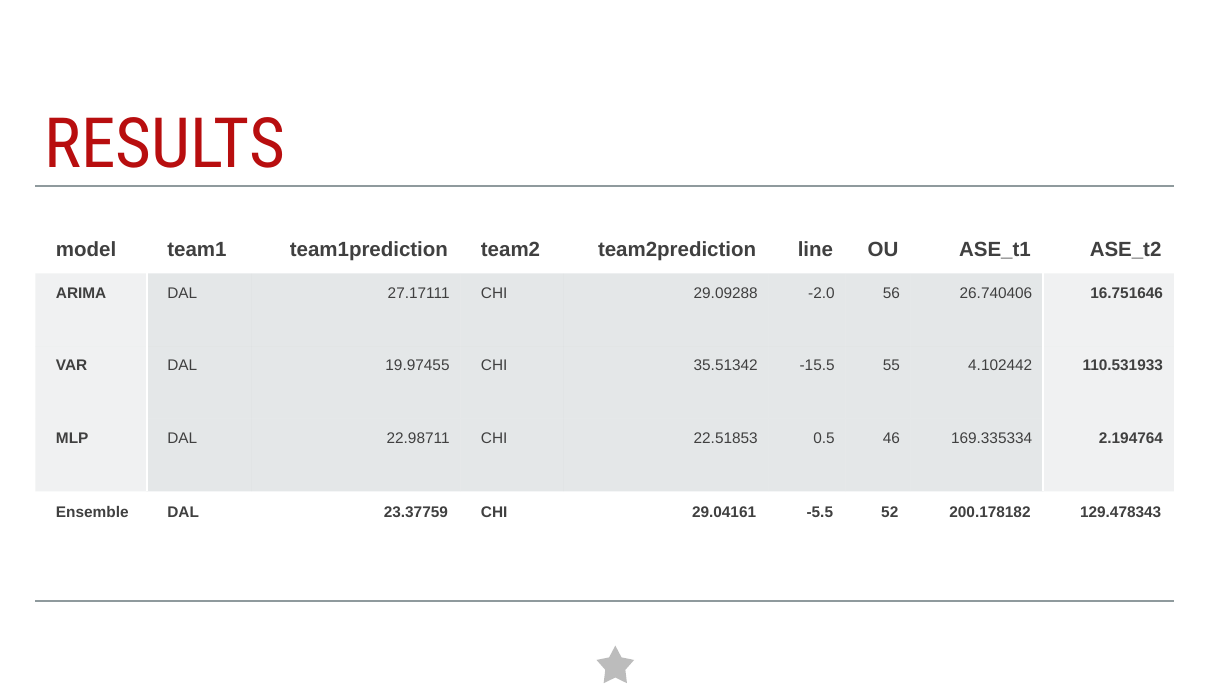
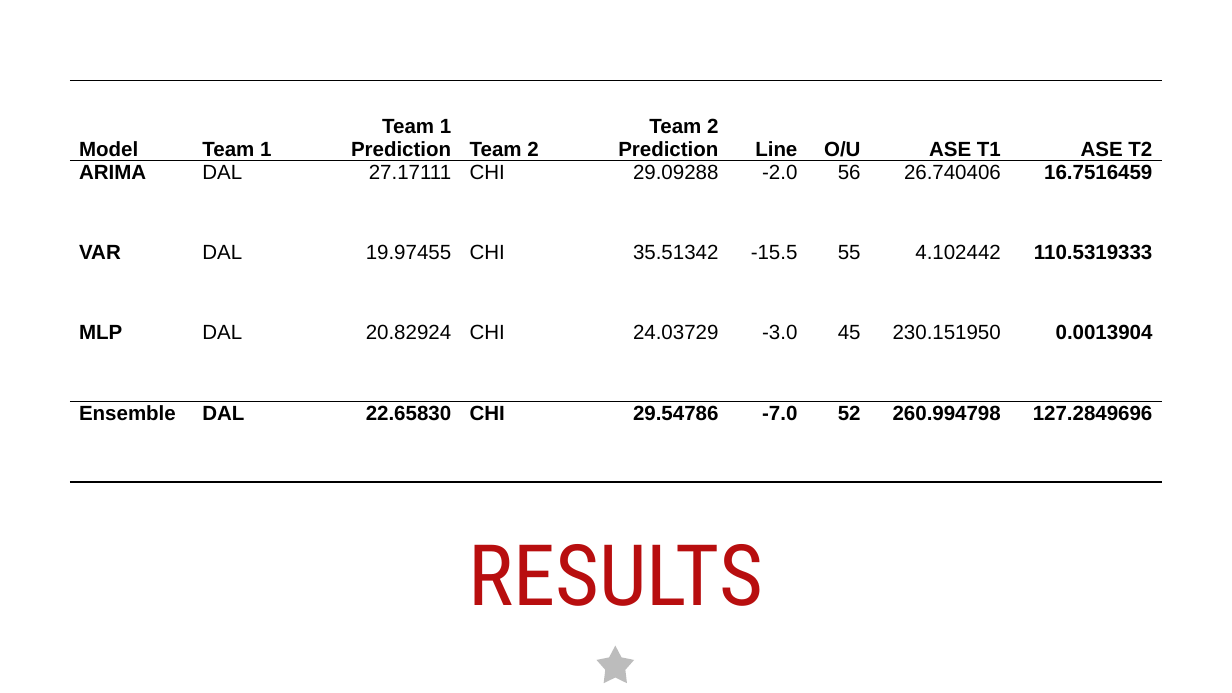
Before and after one commit to realdanielbyrne/NfL-Time-Series-Modeling, a slide deck: slide 17 of dbyrne_predicting_nfl_scores.pptx (slide 16 before the commit). Drawn at 1232x693 pixels with LibreOffice and Linux fonts; fonts in the diff are those of the drawing; background and template pictures are left out. Boxes give left, top, right and bottom in pixels: in the first picture for what was removed or moved away, otherwise in the second. Text is boxed around its words. In the diff, an @@ line names an element or a change of style, - is before the commit and + after.

```diff
--- a/dbyrne_predicting_nfl_scores.pptx
+++ b/dbyrne_predicting_nfl_scores.pptx
@@ table at (x1=70, y1=80, x2=1163, y2=482) @@
-row 1: model | team1 | team1prediction | team2 | team2prediction | line | OU | ASE_t1 | ASE_t2
+row 1: Model | Team 1 | Team 1 Prediction | Team 2 | Team 2 Prediction | Line | O/U | ASE T1 | ASE T2
-row 2, column 9: 16.751646
+row 2, column 9: 16.7516459
-row 3, column 9: 110.531933
+row 3, column 9: 110.5319333
-row 4: MLP | DAL | 22.98711 | CHI | 22.51853 | 0.5 | 46 | 169.335334 | 2.194764
+row 4: MLP | DAL | 20.82924 | CHI | 24.03729 | -3.0 | 45 | 230.151950 | 0.0013904
-row 5: Ensemble | DAL | 23.37759 | CHI | 29.04161 | -5.5 | 52 | 200.178182 | 129.478343
+row 5: Ensemble | DAL | 22.65830 | CHI | 29.54786 | -7.0 | 52 | 260.994798 | 127.2849696
@@ fill #B4BCBE at 20% opacity to none in 6 cells @@
@@ fill #B4BCBE at 35% opacity to none in 21 cells @@
@@ size 12 to 16 pt, text colour #404040 to #000000 in "ARIMA", "DAL", "27.17111", "CHI" and 19 more places @@
@@ borders changed @@
@@ table resized from (x1=35, y1=187, x2=1175, y2=602) to (x1=70, y1=80, x2=1163, y2=482) @@
@@ title "RESULTS" moved from (x1=44, y1=117, x2=285, y2=168) to (x1=468, y1=544, x2=763, y2=606) @@
@@ title "RESULTS" at (x1=468, y1=544, x2=763, y2=606): size 54 to 66 pt; alignment left to centre @@
```
Also in this commit, not shown: 12 other slides changed, 1 slide added, 4 other files.
